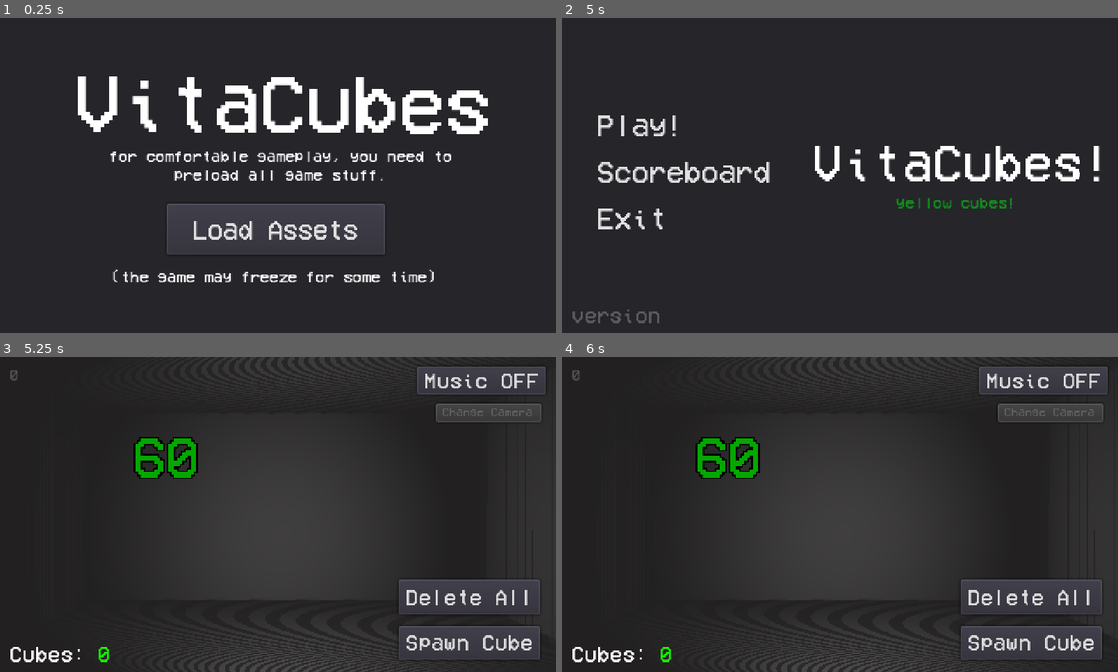
Above: before the commit, frames 1-4 (two rows, left to right).
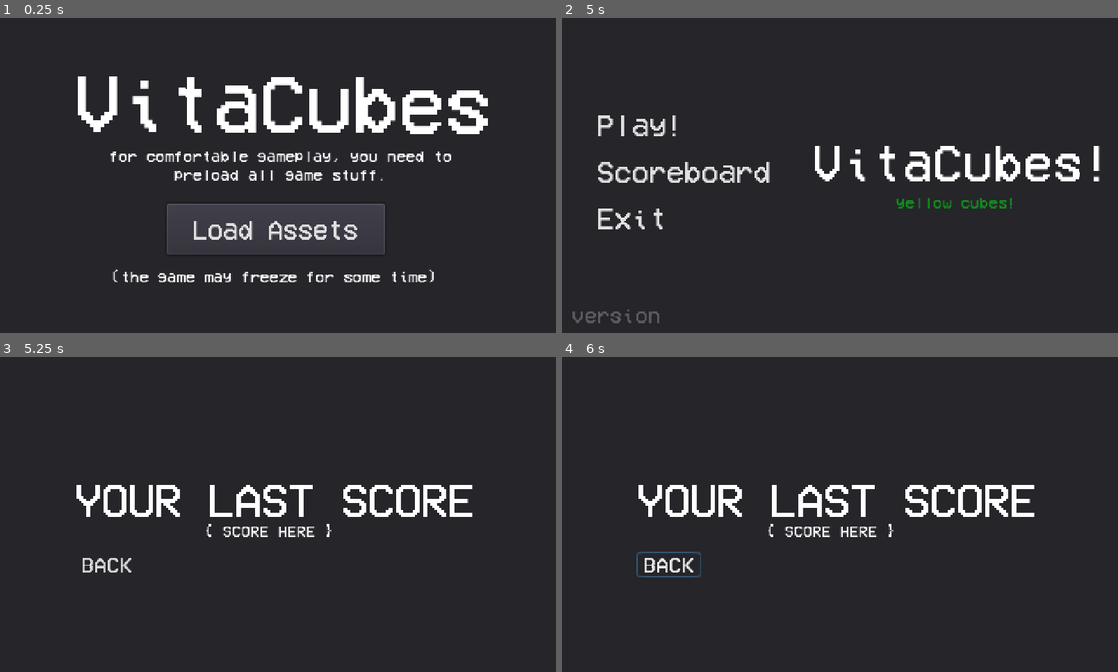
Above: after the commit, the same moments.

Repository: yaragirodev/vitaCubes
Game: Godot game, scene res://scenes/preLoadMenu.tscn
The game is run twice, just before and just after one commit, with the same random seed, the same clock (stepped at 60 frames per second) and the same inputs.
Inputs (mouse positions are in pixels of both pictures, inside the frame that each line leads up to):
- Up to frame 1 (0.25 s): no input
- Up to frame 2 (5 s): click "Spawn Cube" at 0.5 s; click "Spawn Cube" at 1.25 s; click "Spawn Cube" at 2 s; click "Music OFF" at 2.75 s; click "Load Assets" at 3.5 s; click "Start" at 4.25 s
- Up to frame 3 (5.25 s): click "Scoreboard" at 5 s
- Up to frame 4 (6 s): click (667, 564) at 5.75 s, where only the run after the commit has a clickable "BACK"

Frames 1-2 are identical in both runs. In frame 3, 14% of the frame differs, in the area x 1-99%, y 3-100%; in frame 4, 15%.

Commit message:
okay, it's too difficult.

Diff:
--- a/scenes/scoreboard.tscn
+++ b/scenes/scoreboard.tscn
@@ -1,5 +1,47 @@
-[gd_scene format=2]
+[gd_scene load_steps=5 format=2]
+
+[ext_resource path="res://assets/VCR.ttf" type="DynamicFontData" id=1]
+[ext_resource path="res://assets/VCR.tres" type="DynamicFont" id=2]
+
+[sub_resource type="DynamicFont" id=1]
+size = 40
+font_data = ExtResource( 1 )
+
+[sub_resource type="DynamicFont" id=2]
+size = 13
+font_data = ExtResource( 1 )
 
 [node name="Control" type="Control"]
 anchor_right = 1.0
 anchor_bottom = 1.0
+
+[node name="Panel" type="Panel" parent="."]
+margin_right = 480.0
+margin_bottom = 272.0
+
+[node name="title" type="Label" parent="Panel"]
+margin_left = 64.0
+margin_top = 104.0
+margin_right = 409.0
+margin_bottom = 144.0
+custom_fonts/font = SubResource( 1 )
+text = "YOUR LAST SCORE"
+
+[node name="score" type="Label" parent="Panel"]
+margin_left = 176.0
+margin_top = 144.0
+margin_right = 288.0
+margin_bottom = 160.0
+custom_fonts/font = SubResource( 2 )
+text = "{ SCORE HERE }"
+
+[node name="getScore" type="HTTPRequest" parent="."]
+
+[node name="Button" type="Button" parent="."]
+margin_left = 64.0
+margin_top = 168.0
+margin_right = 120.0
+margin_bottom = 190.0
+custom_fonts/font = ExtResource( 2 )
+text = "BACK"
+flat = true
